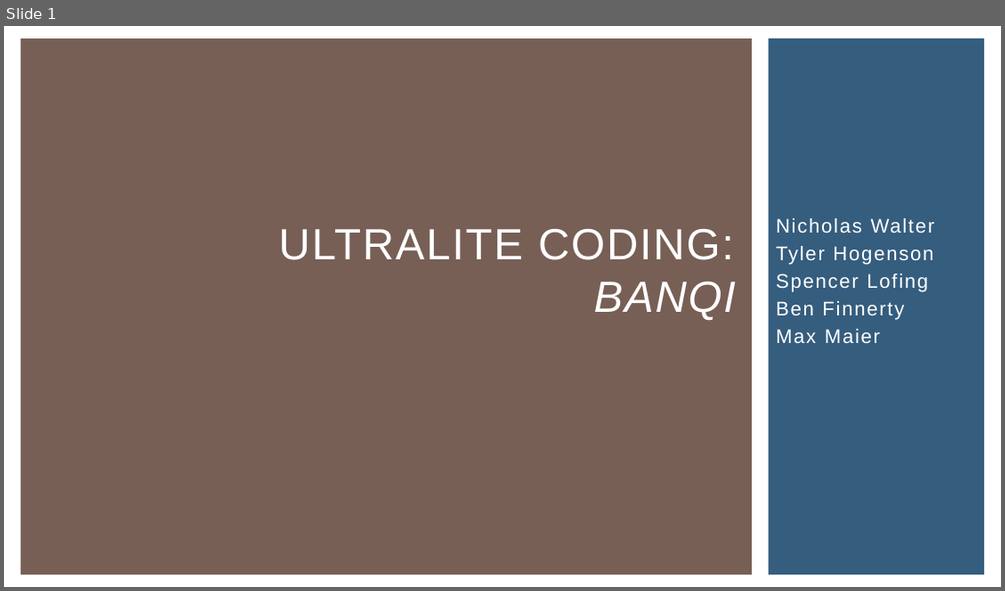
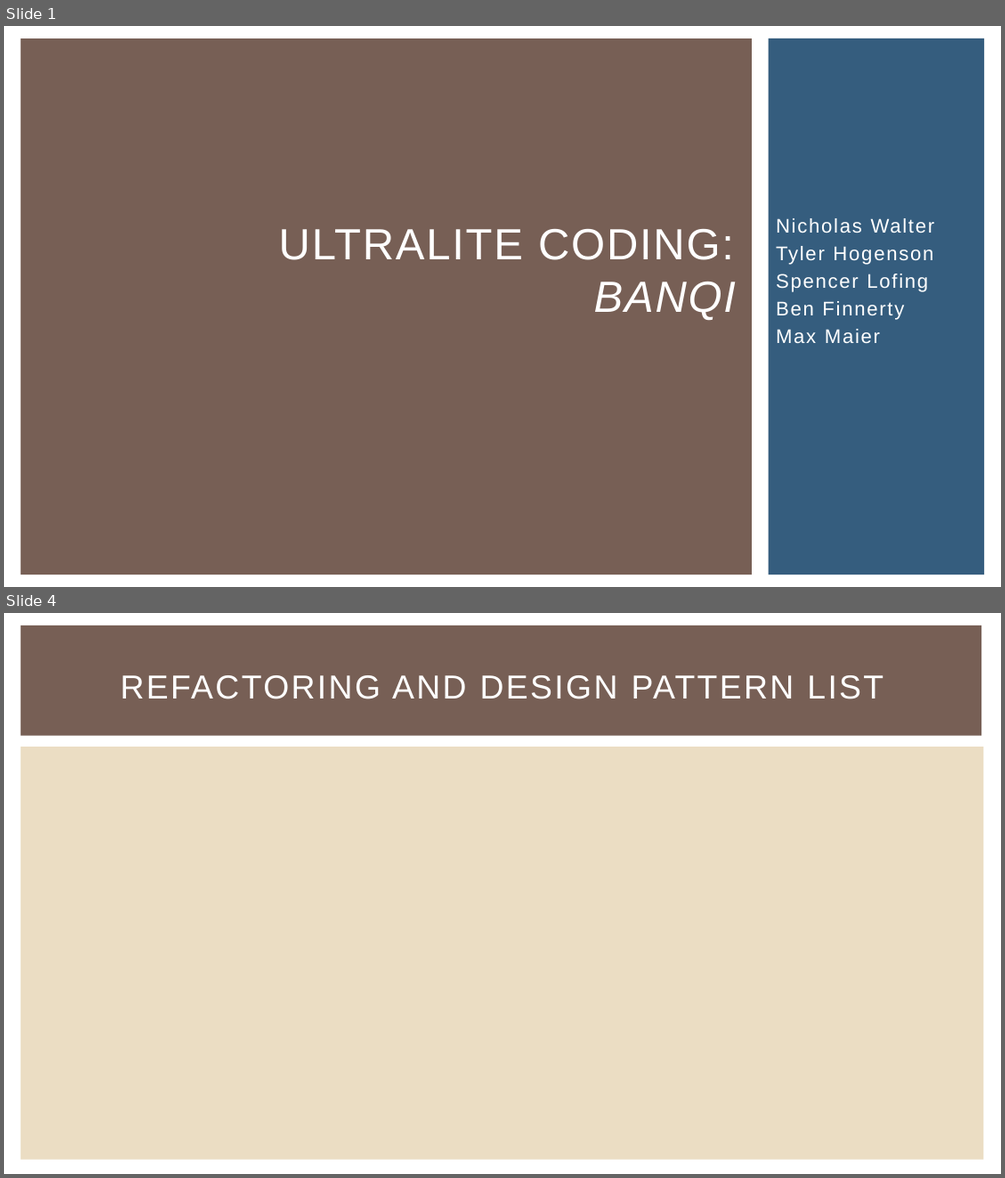
Before and after one commit to NickWaltCSU/cs414-f17-301-UltraLiteCoding, a slide deck: Presentation 4/Presentation.pptx. Shown one above the other, each under a label of ours: slide 1 before the commit, slides 1 and 4 after it; the slides between them are not shown. The pictures are 1005x591 and 1005x1178 pixels, drawn with LibreOffice and Linux fonts; fonts in the diff are those of the drawing. Boxes give left, top, right and bottom in pixels: in the first picture for what was removed or moved away, otherwise in the second. Text is boxed around its words. In the diff, an @@ line names an element or a change of style, - is before the commit and + after.

```diff
--- a/Presentation 4/Presentation.pptx
+++ b/Presentation 4/Presentation.pptx
@@ slide 4 added at (4,613,1001,1174), background #FFFFFF @@
@@ rectangle added at (20,625,981,736), fill #775F55 @@
@@ title added at (121,675,883,699), 32 pt, text #FFFFFF @@
+REFACTORING AND DESIGN PATTERN LIST
@@ rectangle added at (20,747,984,1159), fill #EBDDC3 @@
```
Also in this commit, not shown: 4 other slides added, 1 other file.
